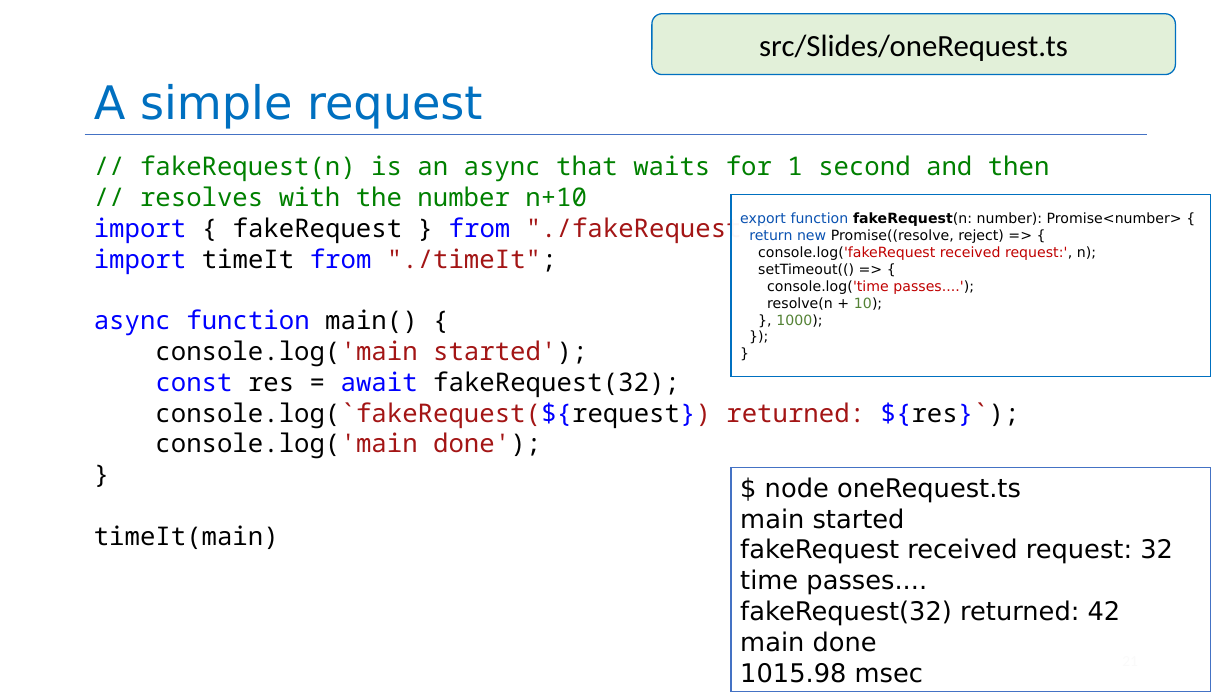
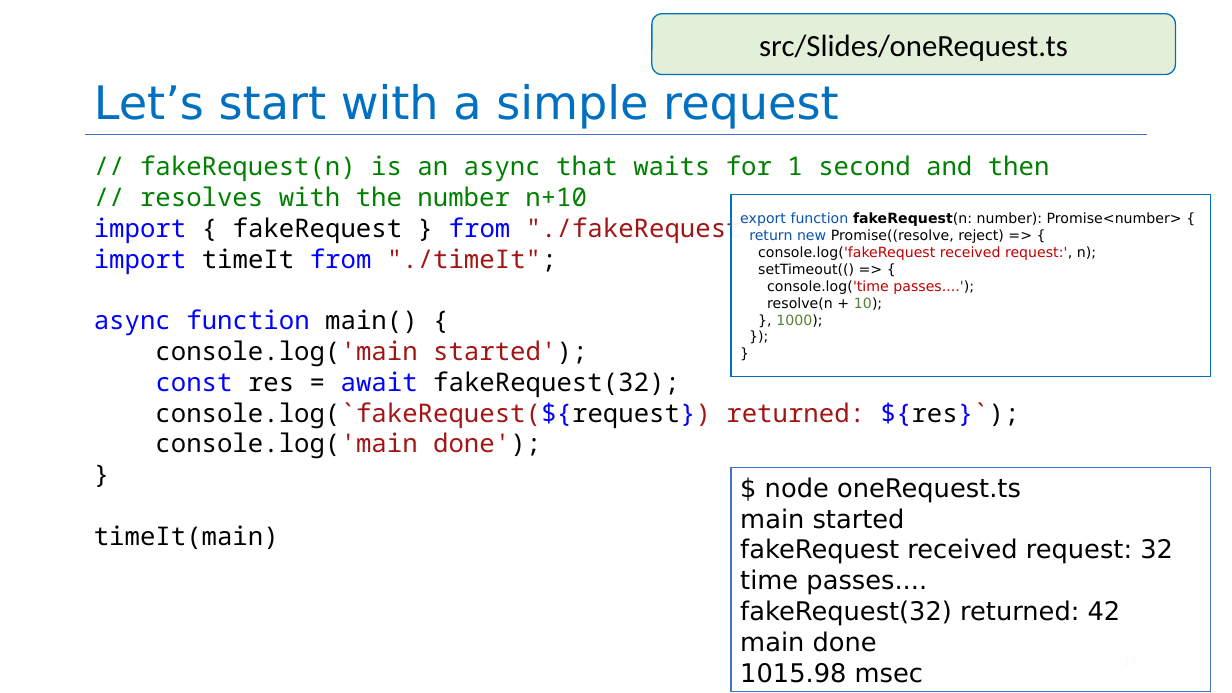
Before and after one commit to neu-se/CS4530-Fall-2026, a slide deck: slide 17 of Slides/Module 08 Concurrency.pptx (slide 21 before the commit). Drawn at 1232x693 pixels with LibreOffice and Linux fonts; fonts in the diff are those of the drawing. Boxes give left, top, right and bottom in pixels: in the first picture for what was removed or moved away, otherwise in the second. Text is boxed around its words. In the diff, an @@ line names an element or a change of style, - is before the commit and + after.

```diff
--- a/Slides/Module 08 Concurrency.pptx
+++ b/Slides/Module 08 Concurrency.pptx
@@ title at [94,84,839,129]: text changed @@
-A simple request
+Let’s start with a simple request
```
Also in this commit, not shown: 11 other slides changed, 7 slides added, 1 other file.
